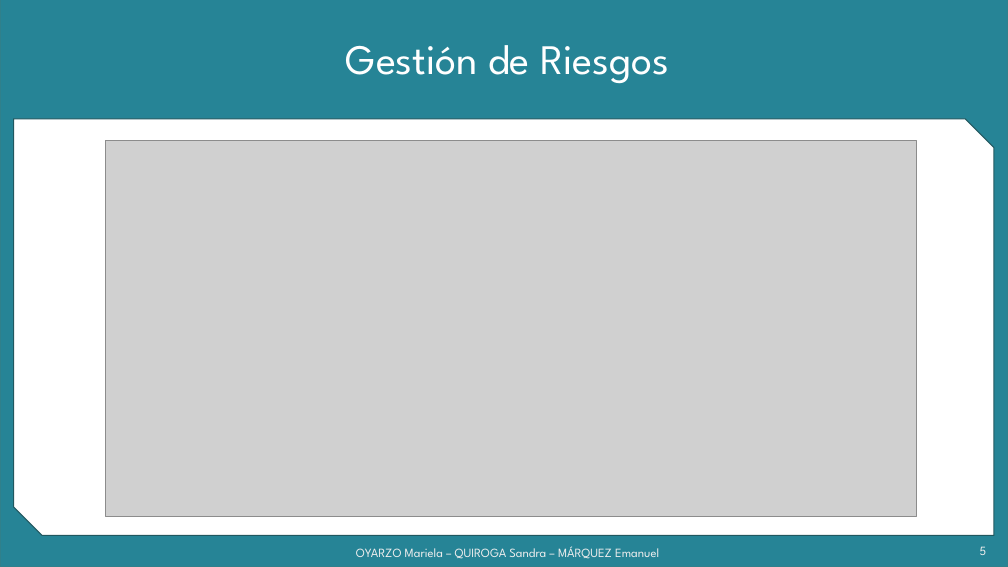
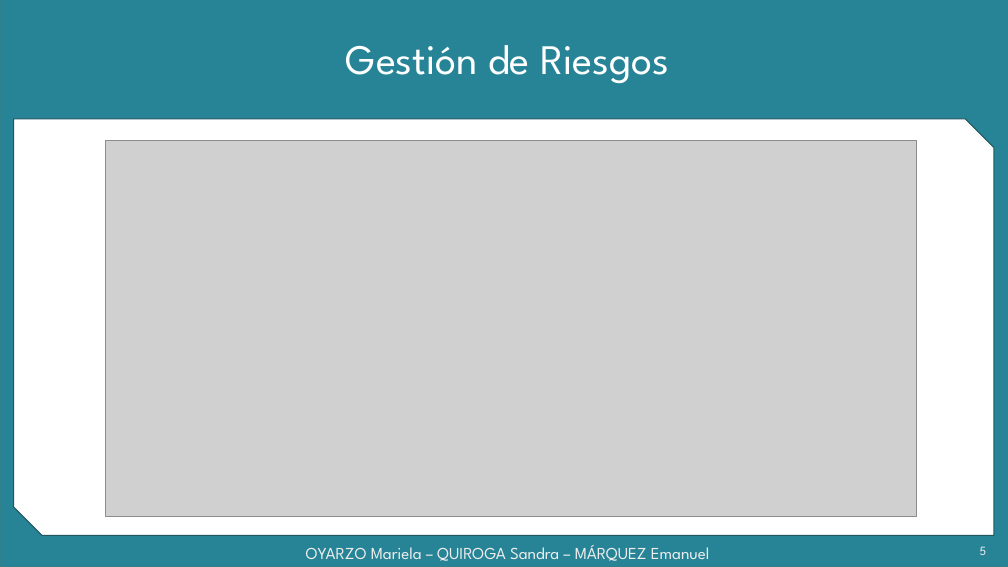
Before and after one commit to grupoyenu/yenu, a slide deck: slide 5 of 08. Presentaciones/Presentación 5 Parcial - 17.10.17.pptx. Drawn at 1008x567 pixels with LibreOffice and Linux fonts; fonts in the diff are those of the drawing; grey boxes stand for pictures; background and template pictures are left out. Boxes give left, top, right and bottom in pixels: in the first picture for what was removed or moved away, otherwise in the second. Text is boxed around its words. In the diff, an @@ line names an element or a change of style, - is before the commit and + after.

```diff
--- a/08. Presentaciones/Presentación 5 Parcial - 17.10.17.pptx
+++ b/08. Presentaciones/Presentación 5 Parcial - 17.10.17.pptx
@@ text "OYARZO Mariela – QUIROGA Sandra ..." at [306, 545, 710, 561]: size 12 to 16 pt @@
```
Also in this commit, not shown: 7 other slides changed, 3 slides added.
